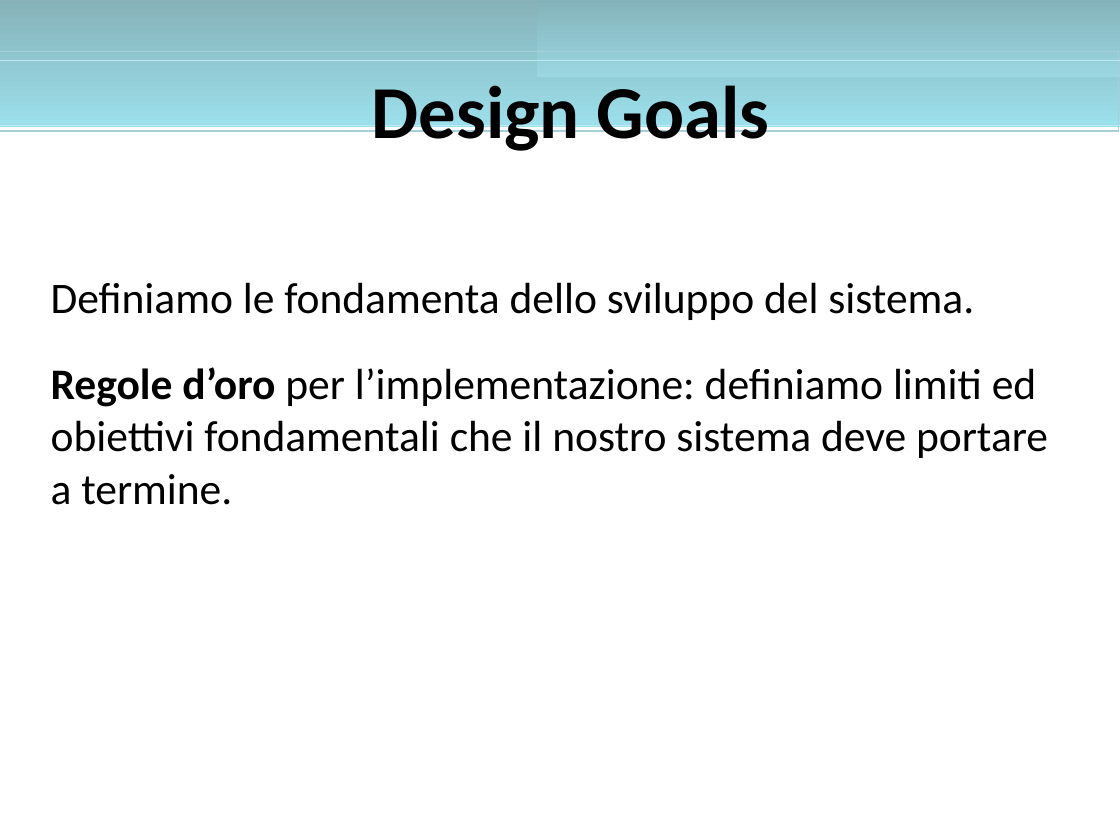
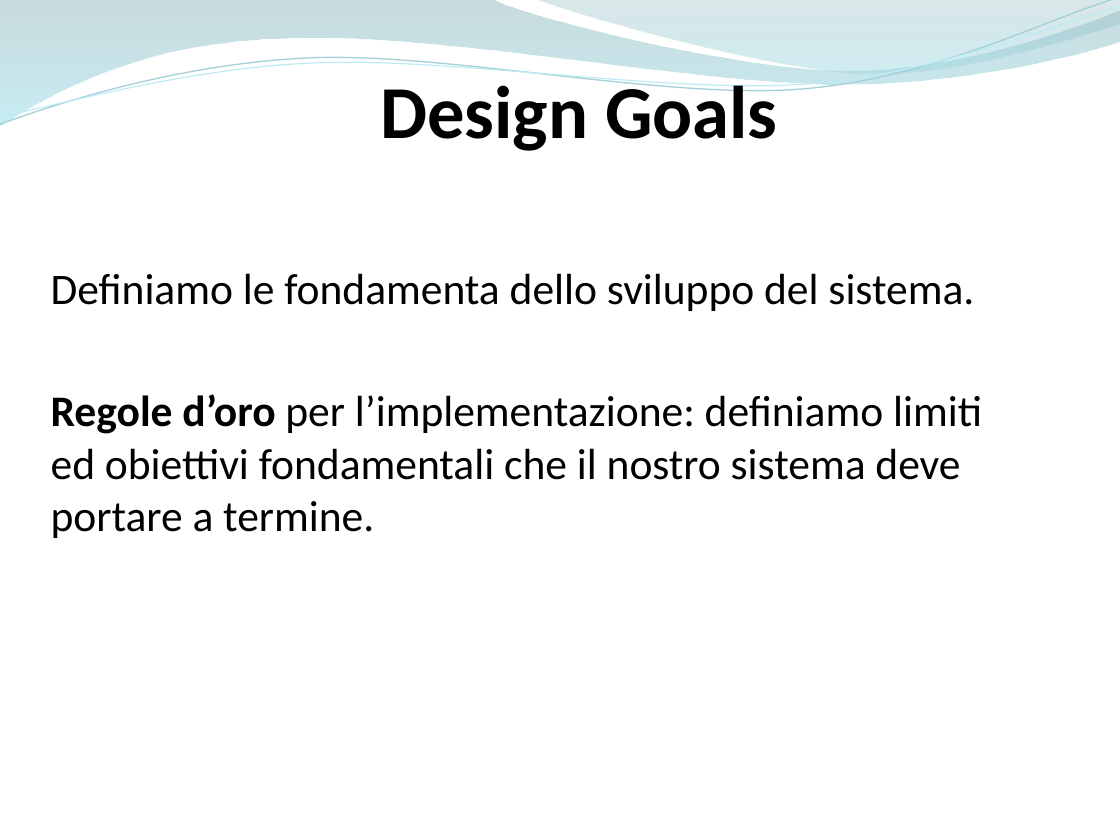
Before and after one commit to ammirate/at-silo, a slide deck: slide 1 of Presentazione/Atsilo1/Micco/Atsilo_A_Micco.pptx. Drawn at 1120x840 pixels with LibreOffice and Linux fonts; fonts in the diff are those of the drawing. Boxes give left, top, right and bottom in pixels: in the first picture for what was removed or moved away, otherwise in the second. Text is boxed around its words. In the diff, an @@ line names an element or a change of style, - is before the commit and + after.

```diff
--- a/Presentazione/Atsilo1/Micco/Atsilo_A_Micco.pptx
+++ b/Presentazione/Atsilo1/Micco/Atsilo_A_Micco.pptx
@@ rectangle removed at bbox=[0, 0, 1120, 127] @@
@@ freeform shape added at bbox=[0, 0, 1120, 127], fill gradient #86B2B9 to #9BE0EC @@
@@ freeform shape added at bbox=[0, 0, 1120, 131], outline #A5D0D7 0.85 pt @@
@@ freeform shape added at bbox=[0, 7, 1120, 125], outline #BBECF4 0.75 pt @@
@@ rectangle removed at bbox=[536, 0, 1120, 77] @@
@@ freeform shape added at bbox=[536, 0, 1120, 77], fill gradient #84B3BB to #9BD7E1 @@
@@ rectangle removed at bbox=[0, 52, 1119, 131] @@
@@ text "Design Goals" rewrapped from bbox=[372, 85, 769, 155] to bbox=[380, 76, 777, 151] @@
@@ rectangle removed at bbox=[0, 60, 1120, 125] @@
@@ text "Definiamo le fondamenta dello sviluppo ...": place and size @@
-text "Definiamo le fondamenta dello sviluppo ..." at bbox=[51, 282, 1048, 505]
+text "Definiamo le fondamenta dello sviluppo ..." at bbox=[51, 273, 982, 538]
@@ text "Definiamo le fondamenta dello sviluppo ..." at bbox=[51, 273, 982, 538]: more space between paragraphs @@
```
Also in this commit, not shown: 16 other slides changed, 7 slides added, 6 slides removed.
